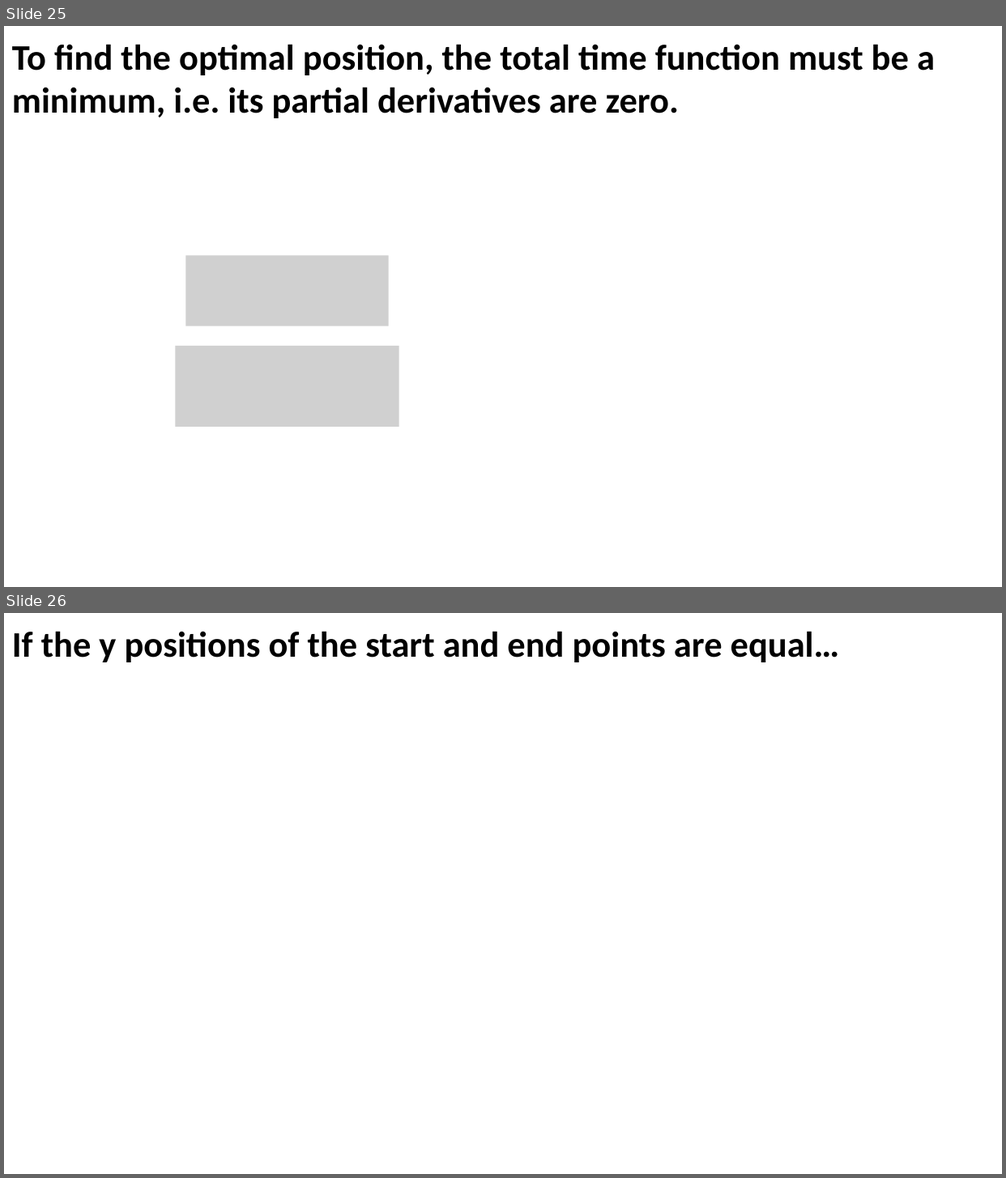
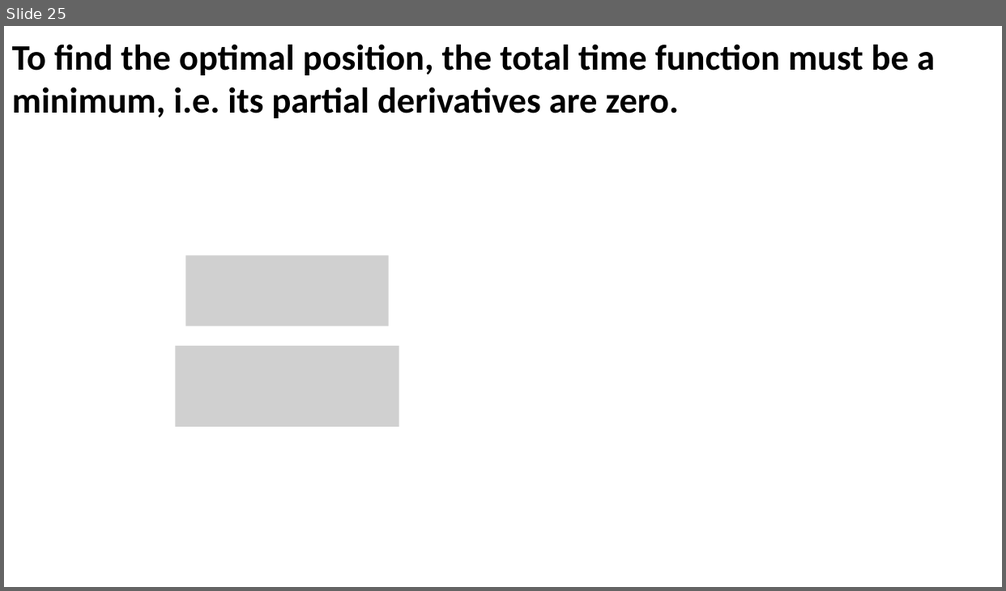
Before and after one commit to mikpsu/mikpsu, a slide deck: Misc/Optimal_Arc_Analysis.pptx. Shown one above the other, each under a label of ours: slides 25 and 26 before the commit, slide 25 after it. The pictures are 1006x1178 and 1006x591 pixels, drawn with LibreOffice and Linux fonts; fonts in the diff are those of the drawing; grey boxes stand for pictures. Boxes give left, top, right and bottom in pixels: in the first picture for what was removed or moved away, otherwise in the second. Text is boxed around its words. In the diff, an @@ line names an element or a change of style, - is before the commit and + after.

Commit message:
Updated slides and code

```diff
--- a/Misc/Optimal_Arc_Analysis.pptx
+++ b/Misc/Optimal_Arc_Analysis.pptx
@@ slide 26 removed at (4, 613, 1002, 1174), background #FFFFFF @@
@@ title removed at (12, 631, 840, 662) @@
-If the y positions of the start and end points are equal…
```
Also in this commit, not shown: 4 slides changed, 1 other file.
